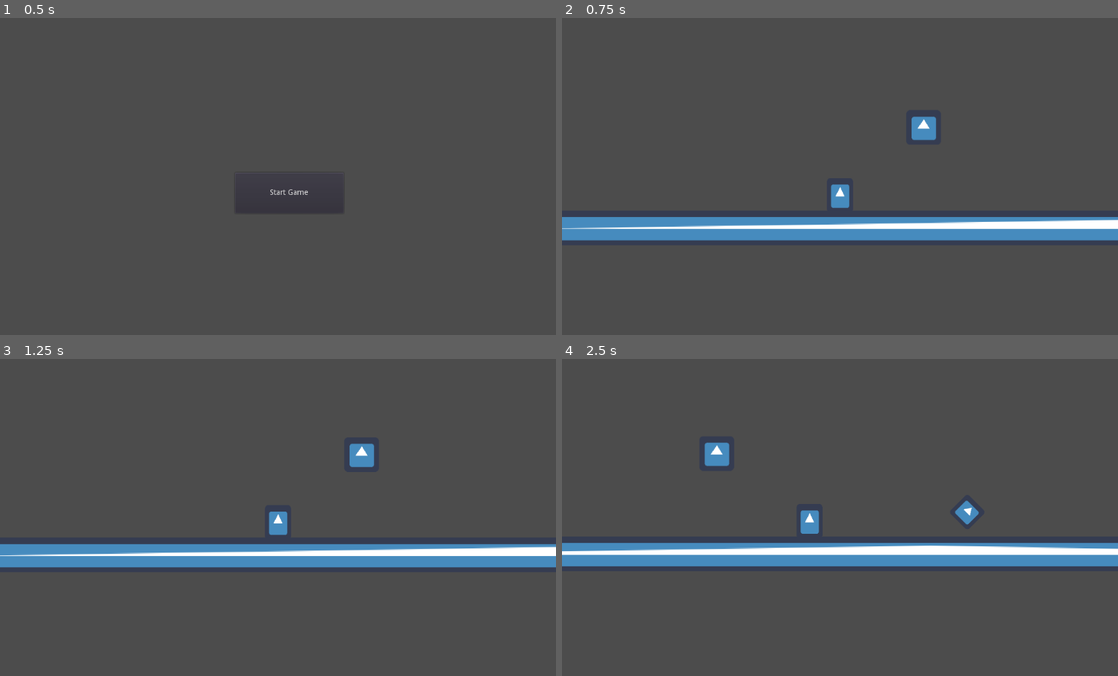
Above: before the commit, frames 1-4 (two rows, left to right).
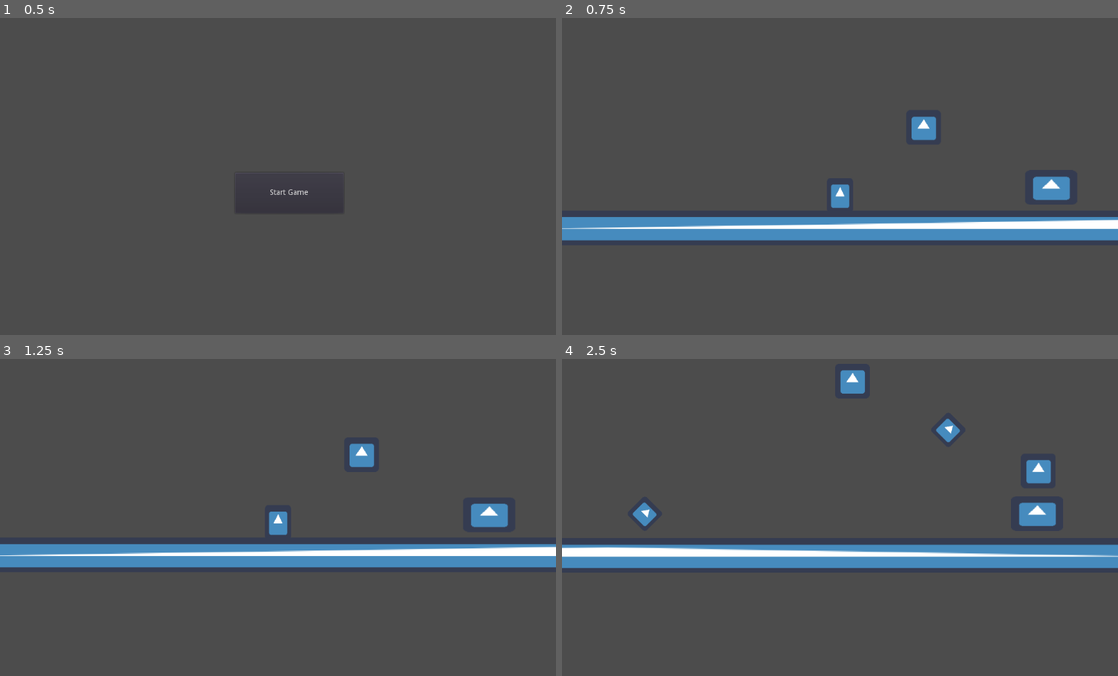
Above: after the commit, the same moments.

Repository: kydy11/godot_tutorial
Game: Godot game, scene res://scenes/game.tscn
The game is run twice, just before and just after one commit, with the same random seed, the same clock (stepped at 60 frames per second) and the same inputs. The engine's default icon, where the game draws it, is replaced by a stand-in: a white triangle on a blue panel in a dark square.
Inputs:
- Up to frame 1 (0.5 s): no input
- Up to frame 2 (0.75 s): click "Start Game" at 0.5 s
- Up to frame 3 (1.25 s): no input
- Up to frame 4 (2.5 s): hold D (right) 1.28-2.03 s; hold A (left) from 2.03 s (still down)

Frame 1 is identical in both runs. In frame 2, 0.5% of the frame differs, in the area x 84-92%, y 49-58%; in frame 3, 0.5%; in frame 4, 6.1%, in the area x 0-100%, y 3-67%.

Commit message:
doorway and latters

Diff:
--- /dev/null
+++ b/Doorway.gd
@@ -0,0 +1,22 @@
+extends Area2D
+
+var id
+
+var player
+var game
+
+signal enteredDoorway(doorid)
+
+func _init():
+	id =doorID.assign_id(self.get_path(), self.get_position())
+
+func _ready():
+	player =get_node("/root/Game/Node2D/Player")
+	game = get_node("/root/Game")
+
+	connect("body_entered", self, "on_body_entered")
+	connect("enteredDoorway", game, "enter_door")
+
+func on_body_entered(body):
+	if(body ==player):
+		emit_signal("enteredDoorway", id)
--- /dev/null
+++ b/objects/Doorway.tscn
@@ -0,0 +1,15 @@
+[gd_scene load_steps=3 format=2]
+
+[ext_resource path="res://icon.png" type="Texture" id=1]
+
+[sub_resource type="RectangleShape2D" id=1]
+extents = Vector2( 20, 20 )
+
+[node name="Doorway" type="Area2D"]
+scale = Vector2( 1.5, 1 )
+
+[node name="CollisionShape2D" type="CollisionShape2D" parent="."]
+shape = SubResource( 1 )
+
+[node name="Sprite" type="Sprite" parent="."]
+texture = ExtResource( 1 )
--- /dev/null
+++ b/objects/doubleLatter.tscn
@@ -0,0 +1,78 @@
+[gd_scene load_steps=2 format=2]
+
+[ext_resource path="res://objects/Block.tscn" type="PackedScene" id=1]
+
+[node name="doubleLatter" type="StaticBody2D"]
+scale = Vector2( 1.5, 1 )
+
+[node name="Block" parent="." instance=ExtResource( 1 )]
+position = Vector2( -40, 15 )
+scale = Vector2( 0.4, 0.1 )
+
+[node name="Block2" parent="." instance=ExtResource( 1 )]
+position = Vector2( -40, 45 )
+scale = Vector2( 0.4, 0.1 )
+
+[node name="Block3" parent="." instance=ExtResource( 1 )]
+position = Vector2( -40, 75 )
+scale = Vector2( 0.4, 0.1 )
+
+[node name="Block4" parent="." instance=ExtResource( 1 )]
+position = Vector2( -40, -15 )
+scale = Vector2( 0.4, 0.1 )
+
+[node name="Block5" parent="." instance=ExtResource( 1 )]
+position = Vector2( -40, -45 )
+scale = Vector2( 0.4, 0.1 )
+
+[node name="Block6" parent="." instance=ExtResource( 1 )]
+position = Vector2( -40, -75 )
+scale = Vector2( 0.4, 0.1 )
+
+[node name="Block7" parent="." instance=ExtResource( 1 )]
+position = Vector2( -40, -105 )
+scale = Vector2( 0.4, 0.1 )
+
+[node name="Block8" parent="." instance=ExtResource( 1 )]
+position = Vector2( -40, 105 )
+scale = Vector2( 0.4, 0.1 )
+
+[node name="Block9" parent="." instance=ExtResource( 1 )]
+position = Vector2( 40, 15 )
+scale = Vector2( 0.4, 0.1 )
+
+[node name="Block10" parent="." instance=ExtResource( 1 )]
+position = Vector2( 40, 45 )
+scale = Vector2( 0.4, 0.1 )
+
+[node name="Block11" parent="." instance=ExtResource( 1 )]
+position = Vector2( 40, 75 )
+scale = Vector2( 0.4, 0.1 )
+
+[node name="Block12" parent="." instance=ExtResource( 1 )]
+position = Vector2( 40, 105 )
+scale = Vector2( 0.4, 0.1 )
+
+[node name="Block13" parent="." instance=ExtResource( 1 )]
+position = Vector2( 40, -15 )
+scale = Vector2( 0.4, 0.1 )
+
+[node name="Block14" parent="." instance=ExtResource( 1 )]
+position = Vector2( 40, -45 )
+scale = Vector2( 0.4, 0.1 )
+
+[node name="Block15" parent="." instance=ExtResource( 1 )]
+position = Vector2( 40, -75 )
+scale = Vector2( 0.4, 0.1 )
+
+[node name="Block16" parent="." instance=ExtResource( 1 )]
+position = Vector2( 40, -105 )
+scale = Vector2( 0.4, 0.1 )
+
+[node name="Block17" parent="." instance=ExtResource( 1 )]
+position = Vector2( 40, 0 )
+scale = Vector2( 0.3, 3.5 )
+
+[node name="Block18" parent="." instance=ExtResource( 1 )]
+position = Vector2( -40, 0 )
+scale = Vector2( 0.3, 3.5 )
--- a/project.godot
+++ b/project.godot
@@ -18,6 +18,10 @@
 config/name="godotThing"
 run/main_scene="res://scenes/game.tscn"
 config/icon="res://icon.png"
+
+[autoload]
+
+doorID="*res://scripts/doorID.gd"
 
 [input]
 
--- a/scenes/exampleScene.tscn
+++ b/scenes/exampleScene.tscn
@@ -1,10 +1,13 @@
-[gd_scene load_steps=6 format=2]
+[gd_scene load_steps=9 format=2]
 
 [ext_resource path="res://objects/DamageBlock.tscn" type="PackedScene" id=1]
 [ext_resource path="res://objects/Floor.tscn" type="PackedScene" id=2]
 [ext_resource path="res://objects/Player.tscn" type="PackedScene" id=3]
 [ext_resource path="res://objects/EndArea.tscn" type="PackedScene" id=4]
 [ext_resource path="res://objects/Block.tscn" type="PackedScene" id=5]
+[ext_resource path="res://objects/Doorway.tscn" type="PackedScene" id=6]
+[ext_resource path="res://Doorway.gd" type="Script" id=7]
+[ext_resource path="res://objects/doubleLatter.tscn" type="PackedScene" id=8]
 
 [node name="Node2D" type="Node2D"]
 
@@ -18,7 +21,7 @@
 position = Vector2( -356.147, 528.824 )
 
 [node name="EndArea" parent="." instance=ExtResource( 4 )]
-position = Vector2( 360.464, 384.207 )
+position = Vector2( 709.152, 68.9928 )
 
 [node name="Block" parent="." instance=ExtResource( 5 )]
 position = Vector2( 235.273, 470.546 )
@@ -28,3 +31,23 @@
 
 [node name="DamegeBlock3" parent="." instance=ExtResource( 1 )]
 position = Vector2( 56.1201, 524.508 )
+
+[node name="Doorway" parent="." instance=ExtResource( 6 )]
+position = Vector2( 698.852, 525.748 )
+script = ExtResource( 7 )
+
+[node name="Doorway2" parent="." instance=ExtResource( 6 )]
+position = Vector2( -547.083, 516.174 )
+script = ExtResource( 7 )
+
+[node name="doubleLatter" parent="." instance=ExtResource( 8 )]
+position = Vector2( 772.693, 306.846 )
+scale = Vector2( 1.5, 1.66 )
+
+[node name="Doorway3" parent="." instance=ExtResource( 6 )]
+position = Vector2( -13.9476, 527.217 )
+script = ExtResource( 7 )
+
+[node name="Doorway4" parent="." instance=ExtResource( 6 )]
+position = Vector2( 463.058, 521.638 )
+script = ExtResource( 7 )
--- /dev/null
+++ b/scenes/level4.tscn
@@ -0,0 +1,196 @@
+[gd_scene load_steps=10 format=2]
+
+[ext_resource path="res://objects/doubleLatter.tscn" type="PackedScene" id=1]
+[ext_resource path="res://objects/Floor.tscn" type="PackedScene" id=2]
+[ext_resource path="res://objects/BoundryLine.tscn" type="PackedScene" id=3]
+[ext_resource path="res://objects/Block.tscn" type="PackedScene" id=4]
+[ext_resource path="res://objects/damageBlock.tscn" type="PackedScene" id=5]
+[ext_resource path="res://objects/EndArea.tscn" type="PackedScene" id=6]
+[ext_resource path="res://objects/Doorway.tscn" type="PackedScene" id=7]
+[ext_resource path="res://Doorway.gd" type="Script" id=8]
+[ext_resource path="res://objects/Player.tscn" type="PackedScene" id=9]
+
+[node name="Node2D" type="Node2D"]
+
+[node name="doubleLatter" parent="." instance=ExtResource( 1 )]
+position = Vector2( 527.075, 199.486 )
+scale = Vector2( 1.5, 2.47 )
+
+[node name="Floor" parent="." instance=ExtResource( 2 )]
+position = Vector2( -1209.63, -57.6013 )
+scale = Vector2( 20, 1 )
+
+[node name="Floor2" parent="." instance=ExtResource( 2 )]
+position = Vector2( 1209.63, -72.0013 )
+scale = Vector2( 20, 1 )
+
+[node name="Floor3" parent="." instance=ExtResource( 2 )]
+position = Vector2( 5304.38, 2555.02 )
+
+[node name="Floor4" parent="." instance=ExtResource( 2 )]
+position = Vector2( 25.9557, 2807.17 )
+
+[node name="Floor5" parent="." instance=ExtResource( 2 )]
+position = Vector2( 3.4248, 595.912 )
+
+[node name="BoundryLine" parent="." instance=ExtResource( 3 )]
+position = Vector2( 8.60913, 3414.27 )
+
+[node name="BoundryLine2" parent="." instance=ExtResource( 3 )]
+position = Vector2( 16.9761, -952.885 )
+
+[node name="BoundryLine3" parent="." instance=ExtResource( 3 )]
+position = Vector2( 7554.1, 876.145 )
+rotation = 1.5708
+
+[node name="BoundryLine4" parent="." instance=ExtResource( 3 )]
+position = Vector2( -3139.79, 1106.25 )
+rotation = 1.5708
+
+[node name="BoundryLine5" parent="." instance=ExtResource( 3 )]
+position = Vector2( 2640.32, 2132 )
+rotation = 1.5708
+
+[node name="BoundryLine6" parent="." instance=ExtResource( 3 )]
+position = Vector2( -19.0676, 1381.27 )
+
+[node name="Block" parent="." instance=ExtResource( 4 )]
+position = Vector2( 6092.9, 2449.46 )
+
+[node name="Block2" parent="." instance=ExtResource( 4 )]
+position = Vector2( -1664.42, -169.698 )
+
+[node name="Block3" parent="." instance=ExtResource( 4 )]
+position = Vector2( 498.697, 2657.95 )
+
+[node name="Block4" parent="." instance=ExtResource( 4 )]
+position = Vector2( 1098.43, 495.101 )
+
+[node name="Block5" parent="." instance=ExtResource( 4 )]
+position = Vector2( 1538.32, -194.374 )
+
+[node name="Block6" parent="." instance=ExtResource( 4 )]
+position = Vector2( 4772.09, 2375.25 )
+
+[node name="Block7" parent="." instance=ExtResource( 4 )]
+position = Vector2( -1416.03, -245.146 )
+
+[node name="Block8" parent="." instance=ExtResource( 4 )]
+position = Vector2( -883.85, -136.722 )
+
+[node name="DamegeBlock" parent="." instance=ExtResource( 5 )]
+position = Vector2( -608.428, 2678.05 )
+
+[node name="DamegeBlock2" parent="." instance=ExtResource( 5 )]
+position = Vector2( 1310, -211.78 )
+
+[node name="DamegeBlock3" parent="." instance=ExtResource( 5 )]
+position = Vector2( 1062.38, -184.94 )
+
+[node name="DamegeBlock4" parent="." instance=ExtResource( 5 )]
+position = Vector2( -861.755, 2675.92 )
+
+[node name="DamegeBlock5" parent="." instance=ExtResource( 5 )]
+position = Vector2( 5286.45, 2412.04 )
+
+[node name="DamegeBlock6" parent="." instance=ExtResource( 5 )]
+position = Vector2( -999.356, 2671.8 )
+
+[node name="DamegeBlock7" parent="." instance=ExtResource( 5 )]
+position = Vector2( -84.4478, 2685.75 )
+
+[node name="DamegeBlock8" parent="." instance=ExtResource( 5 )]
+position = Vector2( 222.716, 2665.32 )
+
+[node name="DamegeBlock9" parent="." instance=ExtResource( 5 )]
+position = Vector2( -1156.44, -181.808 )
+
+[node name="doubleLatter2" parent="." instance=ExtResource( 1 )]
+position = Vector2( 1200.14, 2427.93 )
+scale = Vector2( 1.5, 2.15 )
+
+[node name="EndArea" parent="." instance=ExtResource( 6 )]
+position = Vector2( 6375.22, 2469.73 )
+
+[node name="Doorway" parent="." instance=ExtResource( 7 )]
+position = Vector2( 6258.06, 2451.61 )
+script = ExtResource( 8 )
+
+[node name="Doorway2" parent="." instance=ExtResource( 7 )]
+position = Vector2( 646.464, 1978.57 )
+script = ExtResource( 8 )
+
+[node name="Doorway3" parent="." instance=ExtResource( 7 )]
+position = Vector2( 4756.73, 2465.33 )
+script = ExtResource( 8 )
+
+[node name="Doorway4" parent="." instance=ExtResource( 7 )]
+position = Vector2( 156.718, 1958.98 )
+script = ExtResource( 8 )
+
+[node name="Doorway5" parent="." instance=ExtResource( 7 )]
+position = Vector2( 5202.64, 2457.03 )
+script = ExtResource( 8 )
+
+[node name="Doorway6" parent="." instance=ExtResource( 7 )]
+position = Vector2( -1544.26, -149.535 )
+script = ExtResource( 8 )
+
+[node name="Doorway7" parent="." instance=ExtResource( 7 )]
+position = Vector2( -1076.07, 359.692 )
+script = ExtResource( 8 )
+
+[node name="Doorway8" parent="." instance=ExtResource( 7 )]
+position = Vector2( 1299.01, 2099.95 )
+script = ExtResource( 8 )
+
+[node name="Doorway9" parent="." instance=ExtResource( 7 )]
+position = Vector2( -235.078, 1958.98 )
+script = ExtResource( 8 )
+
+[node name="Doorway10" parent="." instance=ExtResource( 7 )]
+position = Vector2( -1024.98, -154.754 )
+script = ExtResource( 8 )
+
+[node name="Doorway11" parent="." instance=ExtResource( 7 )]
+position = Vector2( 898.669, -163.606 )
+script = ExtResource( 8 )
+
+[node name="Doorway12" parent="." instance=ExtResource( 7 )]
+position = Vector2( -783.744, 1999.02 )
+script = ExtResource( 8 )
+
+[node name="Doorway13" parent="." instance=ExtResource( 7 )]
+position = Vector2( -1161.67, 2067.66 )
+script = ExtResource( 8 )
+
+[node name="Doorway14" parent="." instance=ExtResource( 7 )]
+position = Vector2( 1194.4, -161.721 )
+script = ExtResource( 8 )
+
+[node name="Doorway15" parent="." instance=ExtResource( 7 )]
+position = Vector2( 1399.73, -164.261 )
+script = ExtResource( 8 )
+
+[node name="Doorway16" parent="." instance=ExtResource( 7 )]
+position = Vector2( 1204.41, 510.644 )
+script = ExtResource( 8 )
+
+[node name="Doorway17" parent="." instance=ExtResource( 7 )]
+position = Vector2( -733.675, -146.557 )
+script = ExtResource( 8 )
+
+[node name="Doorway18" parent="." instance=ExtResource( 7 )]
+position = Vector2( 1647.43, -157.949 )
+script = ExtResource( 8 )
+
+[node name="Doorway19" parent="." instance=ExtResource( 7 )]
+position = Vector2( -1323.25, -159.18 )
+script = ExtResource( 8 )
+
+[node name="Doorway20" parent="." instance=ExtResource( 7 )]
+position = Vector2( 4033.07, 2461.18 )
+script = ExtResource( 8 )
+
+[node name="Player" parent="." instance=ExtResource( 9 )]
+position = Vector2( -854.586, 507.008 )
--- a/scenes/testLevel.tscn
+++ b/scenes/testLevel.tscn
@@ -6,7 +6,8 @@
 [ext_resource path="res://objects/DamageBlock.tscn" type="PackedScene" id=4]
 [ext_resource path="res://objects/EndArea.tscn" type="PackedScene" id=5]
 [ext_resource path="res://objects/BoundryLine.tscn" type="PackedScene" id=6]
-
+[ext_resource path="res://objects/Doorway.tscn" type="PackedScene" id=7]
+[ext_resource path="res://Doorway.gd" type="Script" id=8]
 
 [node name="Node2D" type="Node2D"]
 __meta__ = {
@@ -55,3 +56,11 @@
 
 [node name="BoundryT" parent="." instance=ExtResource( 6 )]
 position = Vector2( 0, -2500 )
+
+[node name="Doorway" parent="." instance=ExtResource( 7 )]
+position = Vector2( 837.625, 522.356 )
+script = ExtResource( 8 )
+
+[node name="Doorway2" parent="." instance=ExtResource( 7 )]
+position = Vector2( -111.271, 525.447 )
+script = ExtResource( 8 )
--- /dev/null
+++ b/scripts/doorID.gd
@@ -0,0 +1,20 @@
+extends Node
+
+var nextID =0
+var doorPaths =[]
+var doorPositions =[]
+
+func assign_id(path, pos):
+		var id =nextID
+		nextID +=1
+		doorPaths.append(path)
+		doorPositions.append(pos)
+		return id
+
+func get_door_path(id):
+	var path =doorPaths[id]
+	return path
+
+func get_door_pos(id):
+	var pos =doorPositions[id]
+	return pos
--- a/scripts/game.gd
+++ b/scripts/game.gd
@@ -42,6 +42,10 @@
 var level2
 var deathMenu
 var level3
+var exampleLevel
+var level4
+
+var player
 
 
 func _ready():
@@ -50,6 +54,8 @@
 	level2 =Level.new(load("res://scenes/scene2.tscn"), 11)
 	deathMenu =Level.new(load("res://scenes/deathMenu.tscn"),100)
 	level3 =Level.new(load("res://scenes/level3.tscn"),101)
+	exampleLevel =Level.new(load("res://scenes/exampleScene.tscn"),110)
+	level4 =Level.new(load("res://scenes/level4.tscn"),111)
 
 	#testLevel = testLevel.newLevel(load("res://scenes/testLevel.tscn"), 1)
 	#menu =menu.newLevel(load("res://scenes/menu.tscn"), 10)
@@ -67,14 +73,34 @@
 	call_deferred("add_child", currantLevel.get_level_instance())
 
 
-
 func enter_finish():
 	if currantLevel.get_level_numb() == testLevel.get_level_numb():
 		change_scene(level2)
 	elif currantLevel.get_level_numb() == level2.get_level_numb():
 		change_scene(level3)
 	elif currantLevel.get_level_numb() == level3.get_level_numb():
+		change_scene(exampleLevel)
+	elif currantLevel.get_level_numb() == exampleLevel.get_level_numb():
+		change_scene(level4)
+	elif currantLevel.get_level_numb() == level4.get_level_numb():
 		change_scene(menu)
+
+var inDoor =false
+func enter_door(id):
+	player =get_node("/root/Game/Node2D/Player")
+	if(inDoor):
+		inDoor =false
+	else:
+		inDoor =true
+		var linkedDoorId
+		if(id%2==0):
+			linkedDoorId =id+1
+		else:
+			linkedDoorId =id-1
+		var linkedPos =doorID.get_door_pos(linkedDoorId)
+		player.set_position(linkedPos)
+
+
 
 ####### simple signals
 func hit_boundry():
--- /dev/null
+++ b/scripts/new_script.gd
@@ -0,0 +1 @@
+extends Node
Not shown: 1 places in scenes/testLevel.tscn that only renumber resources
Not shown, added: sh.exe.stackdump
